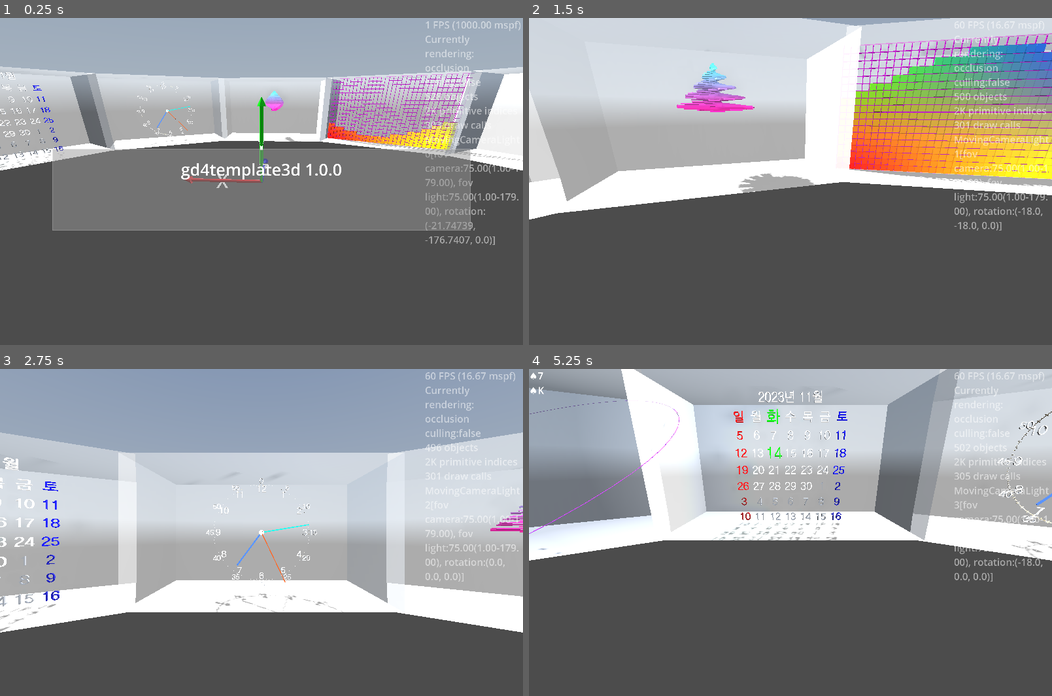
Above: before the commit, frames 1-4 (two rows, left to right).
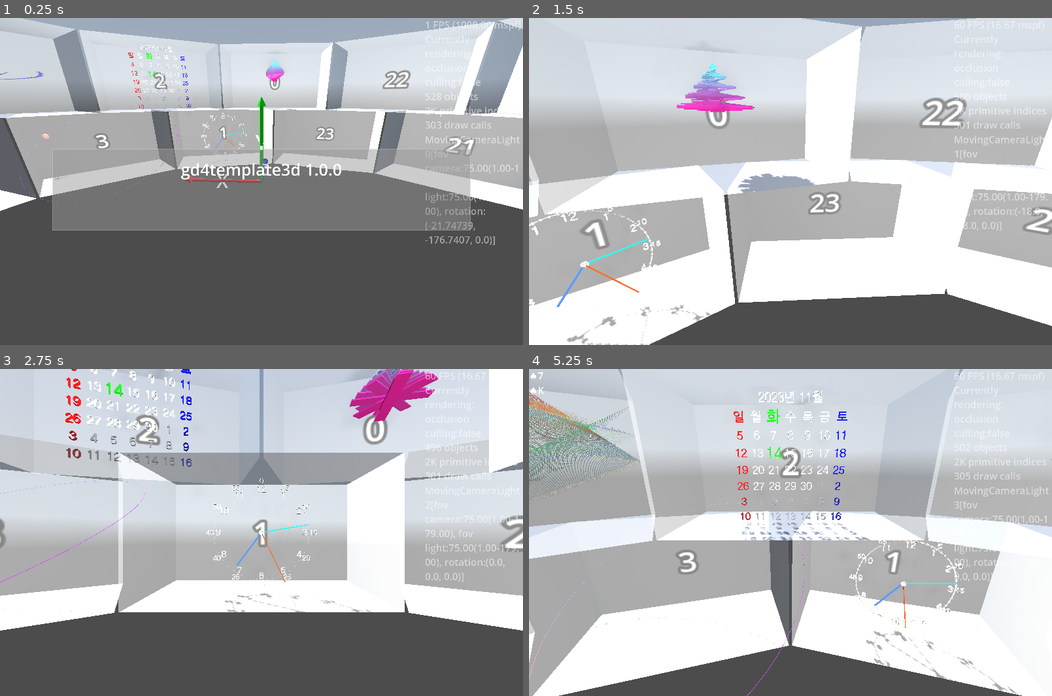
Above: after the commit, the same moments.

Repository: kasworld/gd4template3d
Game: Godot game, scene res://main.tscn
Two runs of this game, one before a commit and one after it. Both use one fixed random seed, a clock stepped at 60 frames per second and the inputs below. A sky picture missing from this copy of the repository is replaced by a grey-blue gradient.
Inputs (mouse positions are in pixels of both pictures, inside the frame that each line leads up to):
- Up to frame 1 (0.25 s): no input
- Up to frame 2 (1.5 s): tap Enter at 0.5 s; move the mouse to (905, 165) at 0.52 s; hold Right 0.53-1.28 s; tap Q at 0.6 s; click (905, 165) at 0.67 s; move the mouse to (685, 197) at 1.27 s; hold Down from 1.28 s (still down); tap E at 1.35 s
- Up to frame 3 (2.75 s): move the mouse to (313, 460) at 2.02 s; release Down at 2.03 s; hold Right from 2.03 s (still down); tap Enter at 2.1 s
- Up to frame 4 (5.25 s): move the mouse to (764, 597) at 2.77 s; release Right at 2.78 s; hold Up 2.78-3.53 s; tap one key every 0.75 s from 2.85 s: Q E Enter Q; click (764, 597) at 2.92 s; move the mouse to (947, 581) at 3.52 s; hold Left 3.53-5.03 s; move the mouse to (633, 483) at 4.27 s; move the mouse to (816, 532) at 5.02 s; hold Down from 5.03 s (still down); click (816, 532) at 5.17 s

The runs differ from the first frame. In frame 1, 29% of the frame differs, in the area x 0-100%, y 0-59%; in frame 2, 54%; in frame 3, 36%; in frame 4, 63%, in the area x 0-100%, y 0-100%.

Commit message:
진열대수를 24개로

Diff:
--- a/glass_cabinet/glass_cabinet.gd
+++ b/glass_cabinet/glass_cabinet.gd
@@ -6,20 +6,21 @@
 	$FixedCameraLight.set_center_pos_far(Vector3.ZERO, 	Vector3(0, 0, box_size.z*2), box_size.length()*2)
 	$AxisArrow3D.set_size(box_size.length()/10).set_colors()
 	$Label3D.pixel_size = box_size.y/100
+	$Label3D.position.z = -box_size.z/2
 	return self
 
-func show_axis_arrow(b :bool) -> GlassCabinet:
+func show_axis_arrow(b :bool = true) -> GlassCabinet:
 	$AxisArrow3D.visible = b
 	return self
 
-func show_wall_box(b :bool) -> GlassCabinet:
+func show_wall_box(b :bool = true) -> GlassCabinet:
 	$WallBox.visible = b
 	return self
 func set_box_color(co :Color) -> GlassCabinet:
 	$WallBox.mesh.material.albedo_color = co
 	return self
 
-func show_label(b :bool) -> GlassCabinet:
+func show_label(b :bool = true) -> GlassCabinet:
 	$Label3D.visible = b
 	return self
 func set_label_text(t :String) -> GlassCabinet:
--- a/main.gd
+++ b/main.gd
@@ -89,15 +89,20 @@
 	start_all_animation()
 
 func glass_cabinet_demo() -> void:
-	for deg :float in range(0,360,30):
-		var rad := deg_to_rad(deg)
-		var radius := WorldSize.length()*1.6
-		var pos := Vector3(sin(rad)*radius, 0, cos(rad)*radius)
+	var count := 24
+	var unit_rad := 2*PI/ count
+	for i in count:
+		var radius := WorldSize.length() *1.7
 		var gc :GlassCabinet = preload("res://glass_cabinet/glass_cabinet.tscn").instantiate(
 			).init(WorldSize - Vector3(1,1,1) )
 		$GlassCabinetContainer.add_child(gc)
-		gc.position = pos
-		gc.look_at(Vector3.ZERO, Vector3.UP, true)
+		var rad := i * unit_rad
+		if i % 2 == 0:
+			gc.position = Vector3(sin(rad)*radius, WorldSize.y/2 *1.0, cos(rad)*radius)
+		else:
+			gc.position = Vector3(sin(rad)*radius, -WorldSize.y/2 *1.0, cos(rad)*radius)
+		gc.look_at( Vector3(0,gc.position.y,0), Vector3.UP, true)
+		gc.set_label_text("%d" % i).show_label(true)
 
 
 var colorlist_dark :Array = NamedColorList.filter_to_colorlist(NamedColorList.make_dark_color_list())
